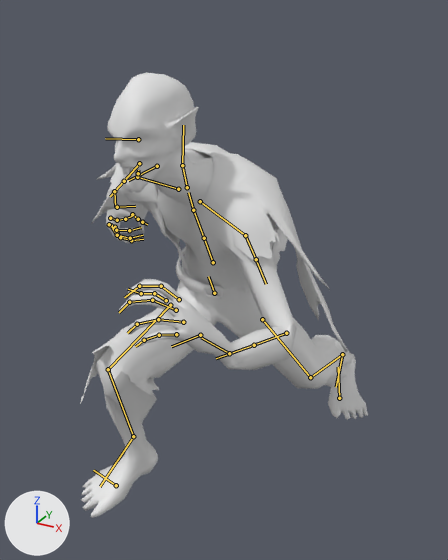
One commit to the glTF model assets_dev/worlds/mm8/models/mm8_m468.glb: the scene before it, then after it.
Rendered twice from a camera (50 mm lens) standing at (0.897, -1.501, 1.516) and looking at (0.011, 0.11, 0.71). Every picture has the same lights, and +X, +Y and +Z are marked at lower left. The picture after the commit comes second. Both versions are drawn at frame 10 of the action 'Running'; the numbers are the values there. The bones that change, and the others that lie on the model, are drawn over the model as lines.

The first picture shows 'M468'.
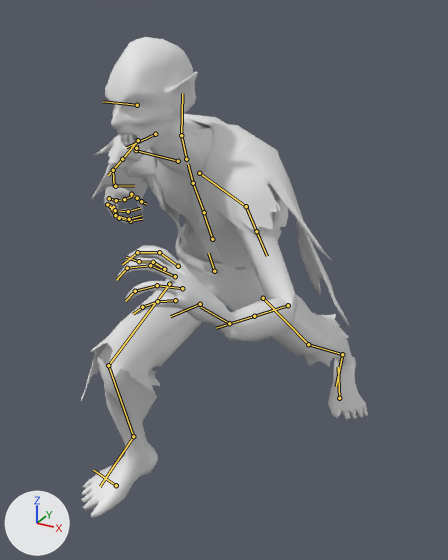
Location of each change, (x1, y1, x2, y2) in pixels of the pictures (448 x 560 px):
'M468', posed (8% taller)
    before: (81, 73, 368, 518)
    after: (81, 37, 368, 518)
bone 'B_Pelvis', root to tip
    before: (214, 293) to (208, 276)
    after: (214, 271) to (208, 253)
bone 'B_L_Thigh', root to tip
    before: (262, 319) to (310, 377)
    after: (263, 298) to (308, 344)
bone 'B_L_Calf', root to tip
    before: (310, 377) to (342, 354)
    after: (308, 344) to (342, 354)
bone 'B_R_Thigh', root to tip
    before: (170, 305) to (108, 369)
    after: (169, 284) to (108, 365)
bone 'B_R_Calf', root to tip
    before: (108, 369) to (133, 436)
    after: (108, 365) to (133, 436)

What the commit changed:
Bone 'B_Pelvis' (bone_b_pelvis) moves from (0.062, -0.287, -0.022) to (0.036, -0.216, -0.022).
Bone 'B_L_Thigh' (bone_b_l_thigh) turns from (11, -5, 28) to (9, -7, 37) degrees about its own x, y and z.
Bone 'B_L_Calf' (bone_b_l_calf) turns from (15, 2, -4) to (16, 9, -29) degrees about its own x, y and z.
Bone 'B_L_Foot' (bone_b_l_foot) turns from (-1, -20, 54) to (1, -19, 36) degrees about its own x, y and z.
Bone 'B_R_Thigh' (bone_b_r_thigh) turns from (-10, 14, -87) to (-7, 17, -77) degrees about its own x, y and z.
Bone 'B_R_Calf' (bone_b_r_calf) turns from (-4, 12, 65) to (-8, 11, 52) degrees about its own x, y and z.
